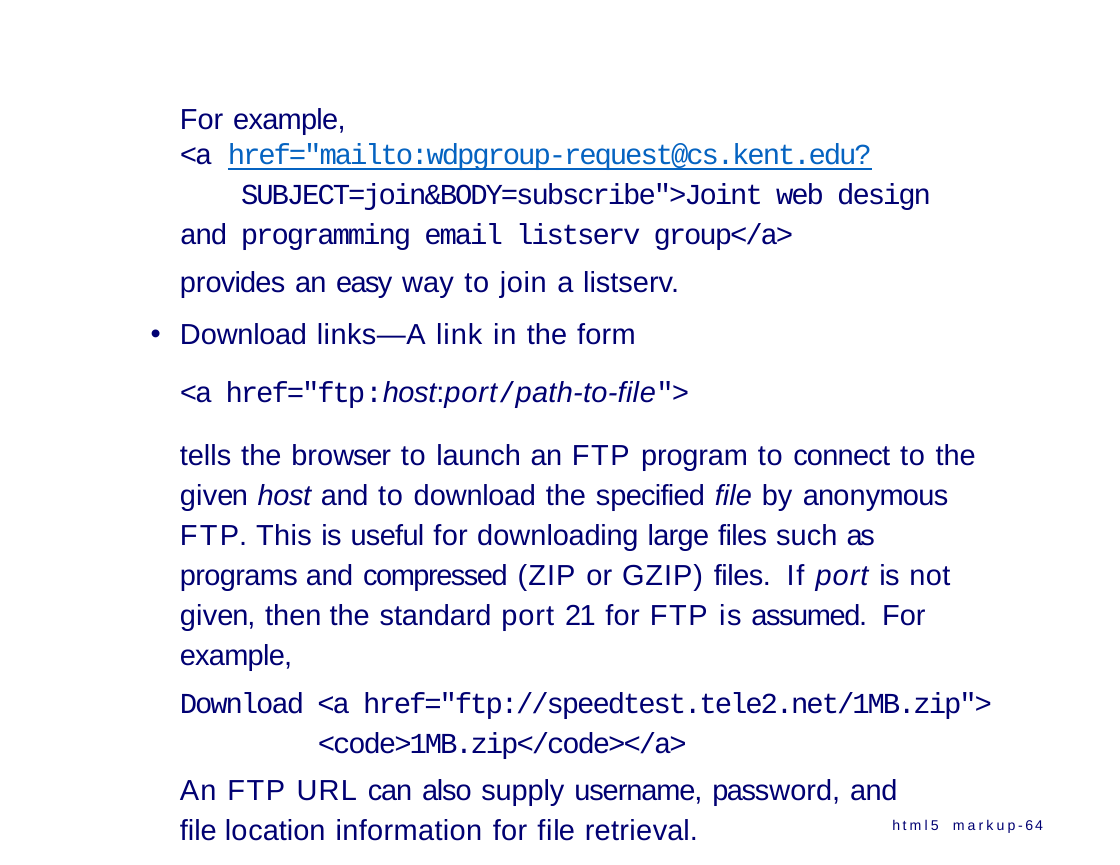
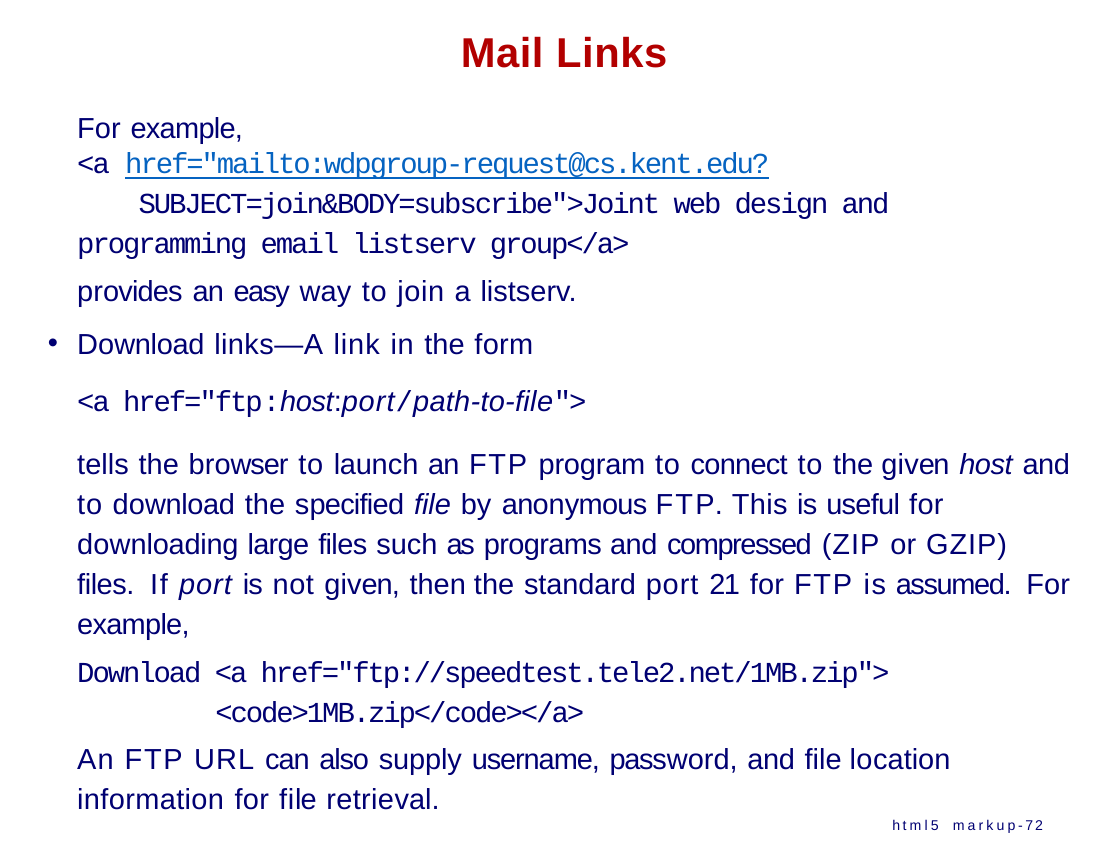
Before and after one commit to ppawar/ppawar.github.io, a slide deck: slide 72 of Spring2020/CSE102-S20/lectures/CSE102_S20_HTML.pptx (slide 64 before the commit). Drawn at 1120x865 pixels with LibreOffice and Linux fonts; fonts in the diff are those of the drawing. Boxes give left, top, right and bottom in pixels: in the first picture for what was removed or moved away, otherwise in the second. Text is boxed around its words. In the diff, an @@ line names an element or a change of style, - is before the commit and + after.

```diff
--- a/Spring2020/CSE102-S20/lectures/CSE102_S20_HTML.pptx
+++ b/Spring2020/CSE102-S20/lectures/CSE102_S20_HTML.pptx
@@ text added at (461, 36, 667, 68), 29.5 pt, text #B20000, bold @@
+Mail Links
@@ text "For example," rewrapped from (180, 108, 992, 841) to (77, 117, 1070, 810) @@
@@ text at (892, 819, 1043, 830): text changed @@
-html5 markup-64
+html5 markup-72
```
Also in this commit, not shown: 2 other slides changed, 20 slides added, 1 slide removed, 6 other files.
